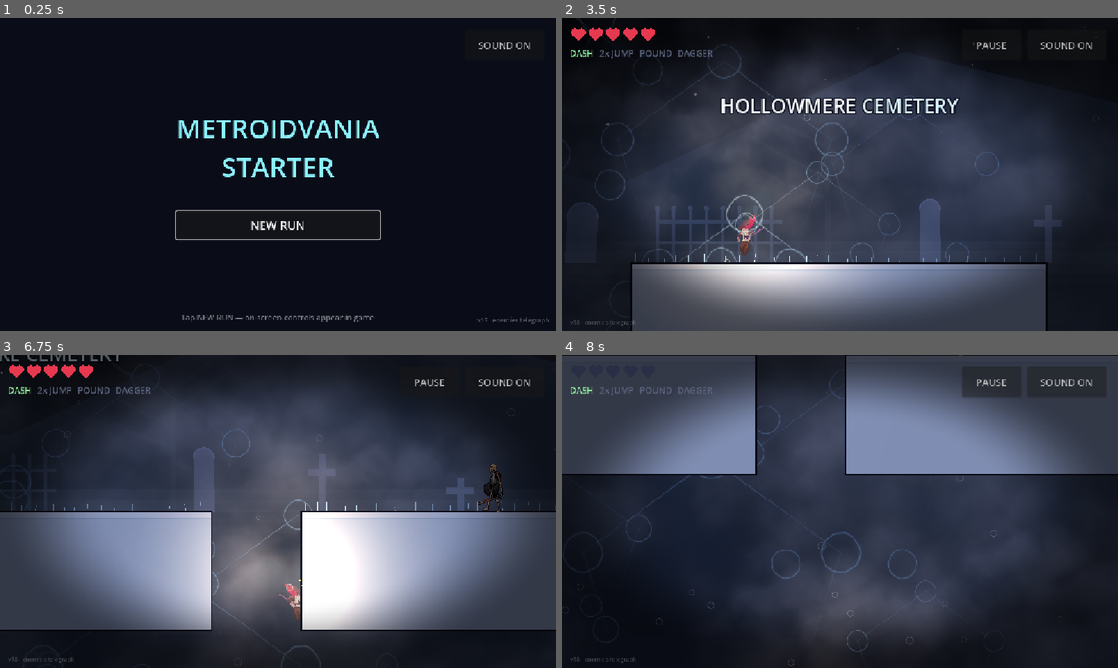
Above: before the commit, frames 1-4 (two rows, left to right).
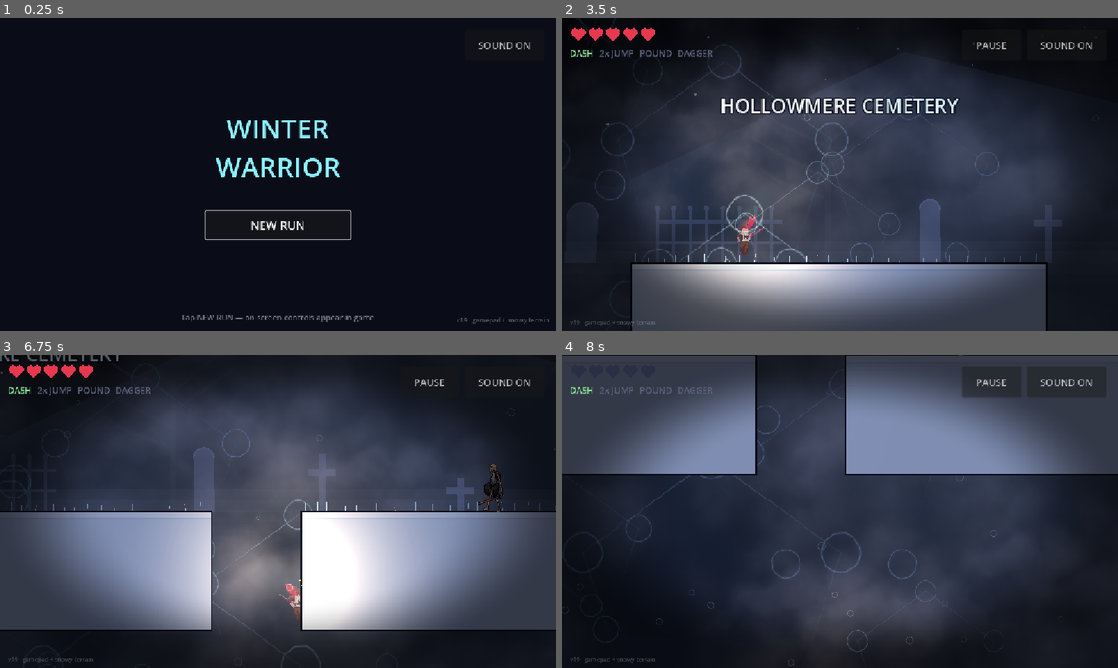
Above: after the commit, the same moments.

Repository: OuterHeavenX/godot-metroidvania-starter
Game: Godot game, scene res://src/ui/title.tscn
Two runs of this game, one before a commit and one after it. Both use one fixed random seed, a clock stepped at 60 frames per second and the inputs below.
Inputs (mouse positions are in pixels of both pictures, inside the frame that each line leads up to):
- Up to frame 1 (0.25 s): no input
- Up to frame 2 (3.5 s): click "NEW RUN" at 0.5 s; tap S (pound) at 1.25, 1.55, 2, 2.75 s; move the mouse to (962, 158) at 1.27 s; hold D (move_right) 1.28-2 s; tap Shift (dash) at 1.35, 3.05 s; click (962, 158) at 1.42 s; tap Space (jump) at 1.52, 1.82, 2.85 s; drag from (728, 190) to (1084, 205) at 2.02 s; move the mouse to (895, 105) at 2.77 s; hold A (move_left) from 2.78 s (still down)
- Up to frame 3 (6.75 s): release A (move_left) at 3.5 s; tap S (pound) at 3.5, 4.25, 5, 6.05 s; drag from (250, 574) to (111, 464) at 3.52 s; move the mouse to (444, 558) at 4.27 s; hold D (move_right) 4.28-5 s; tap Shift (dash) at 4.35 s; tap Space (jump) at 4.52, 4.55, 4.82 s; drag from (111, 464) to (194, 433) at 5.02 s; move the mouse to (305, 511) at 5.77 s; hold D (move_right) 5.78-6.5 s; tap K (throw) at 5.85 s; click (305, 511) at 5.92 s; drag from (194, 433) to (544, 492) at 6.52 s
- Up to frame 4 (8 s): move the mouse to (962, 495) at 7.27 s; hold A (move_left) from 7.28 s (still down); tap Shift (dash) at 7.35 s; tap Space (jump) at 7.52, 7.82 s

The runs differ from the first frame. In frame 1, 2.2% of the frame differs, in the area x 31-99%, y 32-98%; in frame 2, less than 0.1%; in frame 3, less than 0.1%; in frame 4, less than 0.1%.

Commit message:
Update title to Winter Warrior and bump version to v19
- Change title screen heading from 'METROIDVANIA STARTER' to 'WINTER WARRIOR'
- Update build version from v18 to v19
- Update build note to 'gamepad + snowy terrain'
- Update hint text to show both keyboard and gamepad controls
- Version display already shown in bottom-right corner of title screen

Diff:
--- a/src/build_info.gd
+++ b/src/build_info.gd
@@ -8,8 +8,8 @@
 ## was no way for either side of the conversation to tell which export was
 ## actually live. Bump this whenever the published build changes, and the
 ## answer is on screen.
-const VERSION := "v18"
-const NOTE := "enemies telegraph"
+const VERSION := "v19"
+const NOTE := "gamepad + snowy terrain"
 
 
 static func label() -> String:
--- a/src/ui/title.tscn
+++ b/src/ui/title.tscn
@@ -27,8 +27,8 @@
 layout_mode = 2
 theme_override_colors/font_color = Color(0.55, 0.95, 1, 1)
 theme_override_font_sizes/font_size = 56
-text = "METROIDVANIA
-STARTER"
+text = "WINTER
+WARRIOR"
 horizontal_alignment = 1
 
 [node name="Stats" type="Label" parent="Center/VBox" unique_id=6200006]
@@ -76,7 +76,7 @@
 offset_bottom = -12.0
 theme_override_colors/font_color = Color(1, 1, 1, 0.45)
 theme_override_font_sizes/font_size = 16
-text = "A/D or arrows: move · Space: jump · Shift: dash · S/↓: pound · Esc: pause"
+text = "Keyboard: A/D, Space, Shift, S · Gamepad: D-pad, Y, LB, A · Esc: pause"
 horizontal_alignment = 1
 
 [node name="MuteButton" type="Button" parent="." unique_id=6200010]
